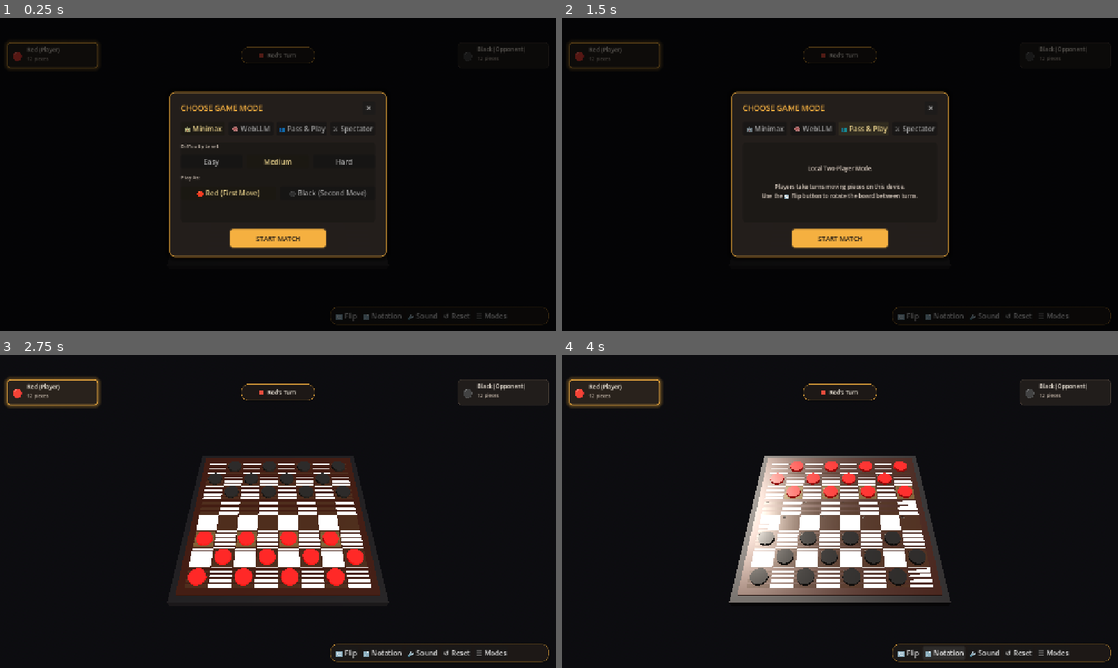
Above: before the commit, frames 1-4 (two rows, left to right).
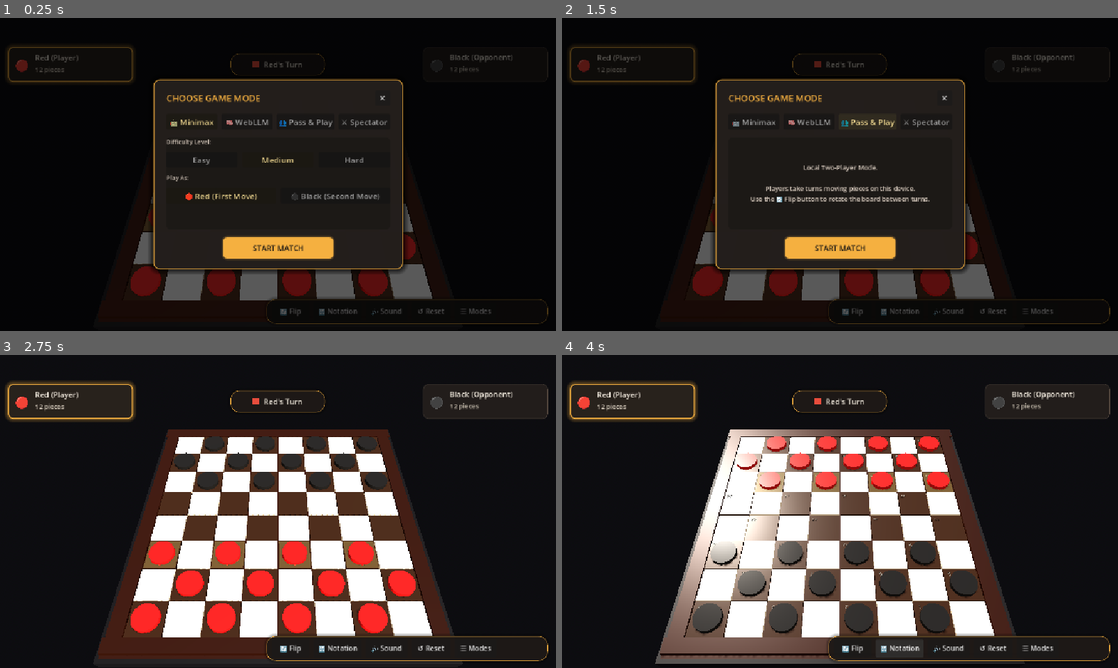
Above: after the commit, the same moments.

Repository: jpeckenpaugh/chk-livive-net
Game: Godot game, scene res://scenes/main.tscn
The game is run twice, just before and just after one commit, with the same random seed, the same clock (stepped at 60 frames per second) and the same inputs.
Inputs:
- Up to frame 1 (0.25 s): no input
- Up to frame 2 (1.5 s): click "👥 Pass & Play" at 0.5 s; click "👥 Pass & Play" at 1.25 s
- Up to frame 3 (2.75 s): click "START MATCH" at 2 s
- Up to frame 4 (4 s): click "🔄 Flip" at 2.75 s; click "🔢 Notation" at 3.5 s

The runs differ from the first frame. In frame 1, 17% of the frame differs, in the area x 1-99%, y 7-98%; in frame 2, 17%; in frame 3, 35%; in frame 4, 36%, in the area x 0-99%, y 7-99%.

Commit message:
fix(godot): resolve Z-fighting, add piece raycast collision, enlarge UI & frame board

Diff:
--- a/godot_project/project.godot
+++ b/godot_project/project.godot
@@ -17,6 +17,7 @@
 window/size/viewport_height=720
 window/stretch/mode="canvas_items"
 window/stretch/aspect="expand"
+window/stretch/scale=1.15
 
 [autoload]
 
--- a/godot_project/scenes/board.tscn
+++ b/godot_project/scenes/board.tscn
@@ -7,15 +7,41 @@
 metallic = 0.1
 roughness = 0.35
 
-[sub_resource type="BoxMesh" id="BoxMesh_frame"]
-size = Vector3(8.6, 0.2, 8.6)
+[sub_resource type="BoxMesh" id="BoxMesh_base"]
+size = Vector3(9.0, 0.15, 9.0)
+
+[sub_resource type="BoxMesh" id="BoxMesh_rail_horiz"]
+size = Vector3(9.0, 0.12, 0.4)
+
+[sub_resource type="BoxMesh" id="BoxMesh_rail_vert"]
+size = Vector3(0.4, 0.12, 8.0)
 
 [node name="Board" type="Node3D"]
 script = ExtResource("1_board_view")
 
-[node name="FrameMesh" type="MeshInstance3D" parent="."]
-transform = Transform3D(1, 0, 0, 0, 1, 0, 0, 0, 1, 0, -0.1, 0)
-mesh = SubResource("BoxMesh_frame")
+[node name="BasePlate" type="MeshInstance3D" parent="."]
+transform = Transform3D(1, 0, 0, 0, 1, 0, 0, 0, 1, 0, -0.15, 0)
+mesh = SubResource("BoxMesh_base")
+surface_material_override/0 = SubResource("StandardMaterial3D_mahogany")
+
+[node name="RailNorth" type="MeshInstance3D" parent="."]
+transform = Transform3D(1, 0, 0, 0, 1, 0, 0, 0, 1, 0, -0.01, -4.2)
+mesh = SubResource("BoxMesh_rail_horiz")
+surface_material_override/0 = SubResource("StandardMaterial3D_mahogany")
+
+[node name="RailSouth" type="MeshInstance3D" parent="."]
+transform = Transform3D(1, 0, 0, 0, 1, 0, 0, 0, 1, 0, -0.01, 4.2)
+mesh = SubResource("BoxMesh_rail_horiz")
+surface_material_override/0 = SubResource("StandardMaterial3D_mahogany")
+
+[node name="RailWest" type="MeshInstance3D" parent="."]
+transform = Transform3D(1, 0, 0, 0, 1, 0, 0, 0, 1, -4.2, -0.01, 0)
+mesh = SubResource("BoxMesh_rail_vert")
+surface_material_override/0 = SubResource("StandardMaterial3D_mahogany")
+
+[node name="RailEast" type="MeshInstance3D" parent="."]
+transform = Transform3D(1, 0, 0, 0, 1, 0, 0, 0, 1, 4.2, -0.01, 0)
+mesh = SubResource("BoxMesh_rail_vert")
 surface_material_override/0 = SubResource("StandardMaterial3D_mahogany")
 
 [node name="Squares" type="Node3D" parent="."]
--- a/godot_project/scenes/hud.tscn
+++ b/godot_project/scenes/hud.tscn
@@ -3,72 +3,74 @@
 [ext_resource type="Script" path="res://scripts/hud_view.gd" id="1_hud"]
 
 [sub_resource type="StyleBoxFlat" id="StyleBoxFlat_card_red"]
-bg_color = Color(0.14, 0.12, 0.11, 0.9)
+bg_color = Color(0.14, 0.12, 0.11, 0.92)
+border_width_left = 2
+border_width_top = 2
+border_width_right = 2
+border_width_bottom = 2
+border_color = Color(0.85, 0.25, 0.2, 0.75)
+corner_radius_top_left = 10
+corner_radius_top_right = 10
+corner_radius_bottom_right = 10
+corner_radius_bottom_left = 10
+shadow_size = 6
+shadow_color = Color(0, 0, 0, 0.45)
+
+[sub_resource type="StyleBoxFlat" id="StyleBoxFlat_card_black"]
+bg_color = Color(0.14, 0.12, 0.11, 0.92)
+border_width_left = 2
+border_width_top = 2
+border_width_right = 2
+border_width_bottom = 2
+border_color = Color(0.4, 0.4, 0.45, 0.75)
+corner_radius_top_left = 10
+corner_radius_top_right = 10
+corner_radius_bottom_right = 10
+corner_radius_bottom_left = 10
+shadow_size = 6
+shadow_color = Color(0, 0, 0, 0.45)
+
+[sub_resource type="StyleBoxFlat" id="StyleBoxFlat_capsule"]
+bg_color = Color(0.12, 0.1, 0.09, 0.94)
 border_width_left = 1
 border_width_top = 1
 border_width_right = 1
 border_width_bottom = 1
-border_color = Color(0.35, 0.3, 0.26, 0.6)
-corner_radius_top_left = 8
-corner_radius_top_right = 8
-corner_radius_bottom_right = 8
-corner_radius_bottom_left = 8
-shadow_size = 4
-shadow_color = Color(0, 0, 0, 0.4)
-
-[sub_resource type="StyleBoxFlat" id="StyleBoxFlat_card_black"]
-bg_color = Color(0.14, 0.12, 0.11, 0.9)
+border_color = Color(0.96, 0.69, 0.25, 0.6)
+corner_radius_top_left = 18
+corner_radius_top_right = 18
+corner_radius_bottom_right = 18
+corner_radius_bottom_left = 18
+shadow_size = 6
+shadow_color = Color(0, 0, 0, 0.35)
+
+[sub_resource type="StyleBoxFlat" id="StyleBoxFlat_bubble"]
+bg_color = Color(0.15, 0.13, 0.11, 0.96)
+border_width_left = 2
+border_width_top = 2
+border_width_right = 2
+border_width_bottom = 2
+border_color = Color(0.96, 0.69, 0.25, 0.8)
+corner_radius_top_left = 10
+corner_radius_top_right = 10
+corner_radius_bottom_right = 10
+corner_radius_bottom_left = 10
+shadow_size = 8
+shadow_color = Color(0, 0, 0, 0.55)
+
+[sub_resource type="StyleBoxFlat" id="StyleBoxFlat_jump_pill"]
+bg_color = Color(0.85, 0.2, 0.15, 0.96)
 border_width_left = 1
 border_width_top = 1
 border_width_right = 1
 border_width_bottom = 1
-border_color = Color(0.35, 0.3, 0.26, 0.6)
-corner_radius_top_left = 8
-corner_radius_top_right = 8
-corner_radius_bottom_right = 8
-corner_radius_bottom_left = 8
+border_color = Color(1, 0.6, 0.5, 0.95)
+corner_radius_top_left = 14
+corner_radius_top_right = 14
+corner_radius_bottom_right = 14
+corner_radius_bottom_left = 14
 shadow_size = 4
 shadow_color = Color(0, 0, 0, 0.4)
-
-[sub_resource type="StyleBoxFlat" id="StyleBoxFlat_capsule"]
-bg_color = Color(0.12, 0.1, 0.09, 0.92)
-border_width_left = 1
-border_width_top = 1
-border_width_right = 1
-border_width_bottom = 1
-border_color = Color(0.96, 0.69, 0.25, 0.5)
-corner_radius_top_left = 16
-corner_radius_top_right = 16
-corner_radius_bottom_right = 16
-corner_radius_bottom_left = 16
-shadow_size = 4
-shadow_color = Color(0, 0, 0, 0.3)
-
-[sub_resource type="StyleBoxFlat" id="StyleBoxFlat_bubble"]
-bg_color = Color(0.16, 0.14, 0.12, 0.95)
-border_width_left = 1
-border_width_top = 1
-border_width_right = 1
-border_width_bottom = 1
-border_color = Color(0.96, 0.69, 0.25, 0.7)
-corner_radius_top_left = 8
-corner_radius_top_right = 8
-corner_radius_bottom_right = 8
-corner_radius_bottom_left = 8
-shadow_size = 6
-shadow_color = Color(0, 0, 0, 0.5)
-
-[sub_resource type="StyleBoxFlat" id="StyleBoxFlat_jump_pill"]
-bg_color = Color(0.85, 0.2, 0.15, 0.95)
-border_width_left = 1
-border_width_top = 1
-border_width_right = 1
-border_width_bottom = 1
-border_color = Color(1, 0.6, 0.5, 0.9)
-corner_radius_top_left = 12
-corner_radius_top_right = 12
-corner_radius_bottom_right = 12
-corner_radius_bottom_left = 12
 
 [node name="HUD" type="Control"]
 layout_mode = 3
@@ -85,31 +87,31 @@
 anchors_preset = 10
 anchor_right = 1.0
 offset_left = 16.0
-offset_top = 56.0
+offset_top = 58.0
 offset_right = -16.0
-offset_bottom = 116.0
+offset_bottom = 128.0
 grow_horizontal = 2
 mouse_filter = 2
 
 [node name="PlayerRedCard" type="PanelContainer" parent="TopBar"]
-custom_minimum_size = Vector2(210, 56)
+custom_minimum_size = Vector2(250, 68)
 layout_mode = 2
 theme_override_styles/panel = SubResource("StyleBoxFlat_card_red")
 
 [node name="Margin" type="MarginContainer" parent="TopBar/PlayerRedCard"]
 layout_mode = 2
-theme_override_constants/margin_left = 10
-theme_override_constants/margin_top = 6
-theme_override_constants/margin_right = 10
-theme_override_constants/margin_bottom = 6
+theme_override_constants/margin_left = 12
+theme_override_constants/margin_top = 8
+theme_override_constants/margin_right = 12
+theme_override_constants/margin_bottom = 8
 
 [node name="HBox" type="HBoxContainer" parent="TopBar/PlayerRedCard/Margin"]
 layout_mode = 2
-theme_override_constants/separation = 10
+theme_override_constants/separation = 12
 
 [node name="Avatar" type="Label" parent="TopBar/PlayerRedCard/Margin/HBox"]
 layout_mode = 2
-theme_override_font_sizes/font_size = 24
+theme_override_font_sizes/font_size = 28
 text = "🔴"
 
 [node name="VBox" type="VBoxContainer" parent="TopBar/PlayerRedCard/Margin/HBox"]
@@ -118,21 +120,21 @@
 
 [node name="Name" type="Label" parent="TopBar/PlayerRedCard/Margin/HBox/VBox"]
 layout_mode = 2
-theme_override_colors/font_color = Color(0.96, 0.93, 0.88, 1)
+theme_override_colors/font_color = Color(0.98, 0.95, 0.9, 1)
+theme_override_font_sizes/font_size = 15
+text = "Red (Player)"
+
+[node name="Pieces" type="Label" parent="TopBar/PlayerRedCard/Margin/HBox/VBox"]
+layout_mode = 2
+theme_override_colors/font_color = Color(0.8, 0.76, 0.7, 1)
 theme_override_font_sizes/font_size = 13
-text = "Red (Player)"
-
-[node name="Pieces" type="Label" parent="TopBar/PlayerRedCard/Margin/HBox/VBox"]
-layout_mode = 2
-theme_override_colors/font_color = Color(0.75, 0.7, 0.65, 1)
-theme_override_font_sizes/font_size = 11
 text = "12 pieces"
 
 [node name="Kings" type="Label" parent="TopBar/PlayerRedCard/Margin/HBox/VBox"]
 visible = false
 layout_mode = 2
 theme_override_colors/font_color = Color(0.96, 0.69, 0.25, 1)
-theme_override_font_sizes/font_size = 11
+theme_override_font_sizes/font_size = 13
 text = "👑 0"
 
 [node name="SpacerLeft" type="Control" parent="TopBar"]
@@ -141,109 +143,109 @@
 mouse_filter = 2
 
 [node name="TurnCapsule" type="PanelContainer" parent="TopBar"]
-custom_minimum_size = Vector2(170, 38)
+custom_minimum_size = Vector2(190, 44)
 layout_mode = 2
 size_flags_vertical = 4
 theme_override_styles/panel = SubResource("StyleBoxFlat_capsule")
 
 [node name="Margin" type="MarginContainer" parent="TopBar/TurnCapsule"]
+layout_mode = 2
+theme_override_constants/margin_left = 14
+theme_override_constants/margin_top = 6
+theme_override_constants/margin_right = 14
+theme_override_constants/margin_bottom = 6
+
+[node name="HBox" type="HBoxContainer" parent="TopBar/TurnCapsule/Margin"]
+layout_mode = 2
+theme_override_constants/separation = 10
+alignment = 1
+
+[node name="TurnDot" type="ColorRect" parent="TopBar/TurnCapsule/Margin/HBox"]
+custom_minimum_size = Vector2(12, 12)
+layout_mode = 2
+size_flags_vertical = 4
+color = Color(0.91, 0.3, 0.24, 1)
+
+[node name="TurnLabel" type="Label" parent="TopBar/TurnCapsule/Margin/HBox"]
+layout_mode = 2
+theme_override_colors/font_color = Color(0.98, 0.95, 0.9, 1)
+theme_override_font_sizes/font_size = 15
+text = "Red's Turn"
+
+[node name="SpacerRight" type="Control" parent="TopBar"]
+layout_mode = 2
+size_flags_horizontal = 3
+mouse_filter = 2
+
+[node name="PlayerBlackCard" type="PanelContainer" parent="TopBar"]
+custom_minimum_size = Vector2(250, 68)
+layout_mode = 2
+theme_override_styles/panel = SubResource("StyleBoxFlat_card_black")
+
+[node name="Margin" type="MarginContainer" parent="TopBar/PlayerBlackCard"]
+layout_mode = 2
+theme_override_constants/margin_left = 12
+theme_override_constants/margin_top = 8
+theme_override_constants/margin_right = 12
+theme_override_constants/margin_bottom = 8
+
+[node name="HBox" type="HBoxContainer" parent="TopBar/PlayerBlackCard/Margin"]
+layout_mode = 2
+theme_override_constants/separation = 12
+
+[node name="Avatar" type="Label" parent="TopBar/PlayerBlackCard/Margin/HBox"]
+layout_mode = 2
+theme_override_font_sizes/font_size = 28
+text = "⚫"
+
+[node name="VBox" type="VBoxContainer" parent="TopBar/PlayerBlackCard/Margin/HBox"]
+layout_mode = 2
+size_flags_horizontal = 3
+
+[node name="Name" type="Label" parent="TopBar/PlayerBlackCard/Margin/HBox/VBox"]
+layout_mode = 2
+theme_override_colors/font_color = Color(0.98, 0.95, 0.9, 1)
+theme_override_font_sizes/font_size = 15
+text = "Black (Opponent)"
+
+[node name="Pieces" type="Label" parent="TopBar/PlayerBlackCard/Margin/HBox/VBox"]
+layout_mode = 2
+theme_override_colors/font_color = Color(0.8, 0.76, 0.7, 1)
+theme_override_font_sizes/font_size = 13
+text = "12 pieces"
+
+[node name="Kings" type="Label" parent="TopBar/PlayerBlackCard/Margin/HBox/VBox"]
+visible = false
+layout_mode = 2
+theme_override_colors/font_color = Color(0.96, 0.69, 0.25, 1)
+theme_override_font_sizes/font_size = 13
+text = "👑 0"
+
+[node name="JumpAlert" type="PanelContainer" parent="."]
+visible = false
+custom_minimum_size = Vector2(220, 36)
+layout_mode = 1
+anchors_preset = 5
+anchor_left = 0.5
+anchor_right = 0.5
+offset_left = -110.0
+offset_top = 132.0
+offset_right = 110.0
+offset_bottom = 168.0
+grow_horizontal = 2
+theme_override_styles/panel = SubResource("StyleBoxFlat_jump_pill")
+
+[node name="Margin" type="MarginContainer" parent="JumpAlert"]
 layout_mode = 2
 theme_override_constants/margin_left = 12
 theme_override_constants/margin_top = 4
 theme_override_constants/margin_right = 12
 theme_override_constants/margin_bottom = 4
 
-[node name="HBox" type="HBoxContainer" parent="TopBar/TurnCapsule/Margin"]
-layout_mode = 2
-theme_override_constants/separation = 8
-alignment = 1
-
-[node name="TurnDot" type="ColorRect" parent="TopBar/TurnCapsule/Margin/HBox"]
-custom_minimum_size = Vector2(10, 10)
-layout_mode = 2
-size_flags_vertical = 4
-color = Color(0.91, 0.3, 0.24, 1)
-
-[node name="TurnLabel" type="Label" parent="TopBar/TurnCapsule/Margin/HBox"]
-layout_mode = 2
-theme_override_colors/font_color = Color(0.96, 0.93, 0.88, 1)
-theme_override_font_sizes/font_size = 13
-text = "Red's Turn"
-
-[node name="SpacerRight" type="Control" parent="TopBar"]
-layout_mode = 2
-size_flags_horizontal = 3
-mouse_filter = 2
-
-[node name="PlayerBlackCard" type="PanelContainer" parent="TopBar"]
-custom_minimum_size = Vector2(210, 56)
-layout_mode = 2
-theme_override_styles/panel = SubResource("StyleBoxFlat_card_black")
-
-[node name="Margin" type="MarginContainer" parent="TopBar/PlayerBlackCard"]
-layout_mode = 2
-theme_override_constants/margin_left = 10
-theme_override_constants/margin_top = 6
-theme_override_constants/margin_right = 10
-theme_override_constants/margin_bottom = 6
-
-[node name="HBox" type="HBoxContainer" parent="TopBar/PlayerBlackCard/Margin"]
-layout_mode = 2
-theme_override_constants/separation = 10
-
-[node name="Avatar" type="Label" parent="TopBar/PlayerBlackCard/Margin/HBox"]
-layout_mode = 2
-theme_override_font_sizes/font_size = 24
-text = "⚫"
-
-[node name="VBox" type="VBoxContainer" parent="TopBar/PlayerBlackCard/Margin/HBox"]
-layout_mode = 2
-size_flags_horizontal = 3
-
-[node name="Name" type="Label" parent="TopBar/PlayerBlackCard/Margin/HBox/VBox"]
-layout_mode = 2
-theme_override_colors/font_color = Color(0.96, 0.93, 0.88, 1)
-theme_override_font_sizes/font_size = 13
-text = "Black (Opponent)"
-
-[node name="Pieces" type="Label" parent="TopBar/PlayerBlackCard/Margin/HBox/VBox"]
-layout_mode = 2
-theme_override_colors/font_color = Color(0.75, 0.7, 0.65, 1)
-theme_override_font_sizes/font_size = 11
-text = "12 pieces"
-
-[node name="Kings" type="Label" parent="TopBar/PlayerBlackCard/Margin/HBox/VBox"]
-visible = false
-layout_mode = 2
-theme_override_colors/font_color = Color(0.96, 0.69, 0.25, 1)
-theme_override_font_sizes/font_size = 11
-text = "👑 0"
-
-[node name="JumpAlert" type="PanelContainer" parent="."]
-visible = false
-custom_minimum_size = Vector2(180, 30)
-layout_mode = 1
-anchors_preset = 5
-anchor_left = 0.5
-anchor_right = 0.5
-offset_left = -90.0
-offset_top = 118.0
-offset_right = 90.0
-offset_bottom = 148.0
-grow_horizontal = 2
-theme_override_styles/panel = SubResource("StyleBoxFlat_jump_pill")
-
-[node name="Margin" type="MarginContainer" parent="JumpAlert"]
-layout_mode = 2
-theme_override_constants/margin_left = 8
-theme_override_constants/margin_top = 2
-theme_override_constants/margin_right = 8
-theme_override_constants/margin_bottom = 2
-
 [node name="Label" type="Label" parent="JumpAlert/Margin"]
 layout_mode = 2
 theme_override_colors/font_color = Color(1, 1, 1, 1)
-theme_override_font_sizes/font_size = 12
+theme_override_font_sizes/font_size = 14
 text = "⚠️ MANDATORY JUMP!"
 horizontal_alignment = 1
 
@@ -258,72 +260,74 @@
 
 [node name="SpeechBubbleRed" type="PanelContainer" parent="BanterContainer"]
 visible = false
-custom_minimum_size = Vector2(240, 0)
+custom_minimum_size = Vector2(320, 0)
 layout_mode = 1
 offset_left = 16.0
-offset_top = 122.0
-offset_right = 266.0
-offset_bottom = 186.0
+offset_top = 134.0
+offset_right = 346.0
+offset_bottom = 220.0
 theme_override_styles/panel = SubResource("StyleBoxFlat_bubble")
 
 [node name="Margin" type="MarginContainer" parent="BanterContainer/SpeechBubbleRed"]
 layout_mode = 2
-theme_override_constants/margin_left = 10
-theme_override_constants/margin_top = 8
-theme_override_constants/margin_right = 10
-theme_override_constants/margin_bottom = 8
+theme_override_constants/margin_left = 14
+theme_override_constants/margin_top = 10
+theme_override_constants/margin_right = 14
+theme_override_constants/margin_bottom = 10
 
 [node name="VBox" type="VBoxContainer" parent="BanterContainer/SpeechBubbleRed/Margin"]
 layout_mode = 2
+theme_override_constants/separation = 4
 
 [node name="Header" type="Label" parent="BanterContainer/SpeechBubbleRed/Margin/VBox"]
 layout_mode = 2
 theme_override_colors/font_color = Color(0.96, 0.69, 0.25, 1)
-theme_override_font_sizes/font_size = 10
+theme_override_font_sizes/font_size = 12
 text = "💬 BANTER ▼"
 
 [node name="TextLabel" type="Label" parent="BanterContainer/SpeechBubbleRed/Margin/VBox"]
 layout_mode = 2
-theme_override_colors/font_color = Color(0.96, 0.93, 0.88, 1)
-theme_override_font_sizes/font_size = 12
+theme_override_colors/font_color = Color(0.98, 0.95, 0.9, 1)
+theme_override_font_sizes/font_size = 15
 text = "Ahoy! Let's see what moves ye have!"
 autowrap_mode = 2
 
 [node name="SpeechBubbleBlack" type="PanelContainer" parent="BanterContainer"]
 visible = false
-custom_minimum_size = Vector2(240, 0)
+custom_minimum_size = Vector2(320, 0)
 layout_mode = 1
 anchors_preset = 1
 anchor_left = 1.0
 anchor_right = 1.0
-offset_left = -266.0
-offset_top = 122.0
+offset_left = -346.0
+offset_top = 134.0
 offset_right = -16.0
-offset_bottom = 186.0
+offset_bottom = 220.0
 grow_horizontal = 0
 theme_override_styles/panel = SubResource("StyleBoxFlat_bubble")
 
 [node name="Margin" type="MarginContainer" parent="BanterContainer/SpeechBubbleBlack"]
 layout_mode = 2
-theme_override_constants/margin_left = 10
-theme_override_constants/margin_top = 8
-theme_override_constants/margin_right = 10
-theme_override_constants/margin_bottom = 8
+theme_override_constants/margin_left = 14
+theme_override_constants/margin_top = 10
+theme_override_constants/margin_right = 14
+theme_override_constants/margin_bottom = 10
 
 [node name="VBox" type="VBoxContainer" parent="BanterContainer/SpeechBubbleBlack/Margin"]
 layout_mode = 2
+theme_override_constants/separation = 4
 
 [node name="Header" type="Label" parent="BanterContainer/SpeechBubbleBlack/Margin/VBox"]
 layout_mode = 2
 theme_override_colors/font_color = Color(0.96, 0.69, 0.25, 1)
-theme_override_font_sizes/font_size = 10
+theme_override_font_sizes/font_size = 12
 text = "💬 BANTER ▼"
 horizontal_alignment = 2
 
 [node name="TextLabel" type="Label" parent="BanterContainer/SpeechBubbleBlack/Margin/VBox"]
 layout_mode = 2
-theme_override_colors/font_color = Color(0.96, 0.93, 0.88, 1)
-theme_override_font_sizes/font_size = 12
+theme_override_colors/font_color = Color(0.98, 0.95, 0.9, 1)
+theme_override_font_sizes/font_size = 15
 text = "An intriguing move indeed, my good sir."
 autowrap_mode = 2
 
@@ -334,8 +338,8 @@
 anchor_top = 1.0
 anchor_right = 1.0
 anchor_bottom = 1.0
-offset_left = -520.0
-offset_top = -54.0
+offset_left = -580.0
+offset_top = -62.0
 offset_right = -16.0
 offset_bottom = -14.0
 grow_horizontal = 0
@@ -344,36 +348,48 @@
 
 [node name="Margin" type="MarginContainer" parent="Toolbar"]
 layout_mode = 2
-theme_override_constants/margin_left = 8
-theme_override_constants/margin_top = 4
-theme_override_constants/margin_right = 8
-theme_override_constants/margin_bottom = 4
+theme_override_constants/margin_left = 10
+theme_override_constants/margin_top = 6
+theme_override_constants/margin_right = 10
+theme_override_constants/margin_bottom = 6
 
 [node name="HBox" type="HBoxContainer" parent="Toolbar/Margin"]
 layout_mode = 2
-theme_override_constants/separation = 6
+theme_override_constants/separation = 8
 
 [node name="BtnFlip" type="Button" parent="Toolbar/Margin/HBox"]
-layout_mode = 2
+custom_minimum_size = Vector2(76, 36)
+layout_mode = 2
+theme_override_font_sizes/font_size = 14
 text = "🔄 Flip"
 
 [node name="BtnNotation" type="Button" parent="Toolbar/Margin/HBox"]
-layout_mode = 2
+custom_minimum_size = Vector2(96, 36)
+layout_mode = 2
+theme_override_font_sizes/font_size = 14
 text = "🔢 Notation"
 
 [node name="BtnMute" type="Button" parent="Toolbar/Margin/HBox"]
-layout_mode = 2
+custom_minimum_size = Vector2(84, 36)
+layout_mode = 2
+theme_override_font_sizes/font_size = 14
 text = "🔊 Sound"
 
 [node name="BtnReset" type="Button" parent="Toolbar/Margin/HBox"]
-layout_mode = 2
+custom_minimum_size = Vector2(78, 36)
+layout_mode = 2
+theme_override_font_sizes/font_size = 14
 text = "↺ Reset"
 
 [node name="BtnMenu" type="Button" parent="Toolbar/Margin/HBox"]
-layout_mode = 2
+custom_minimum_size = Vector2(84, 36)
+layout_mode = 2
+theme_override_font_sizes/font_size = 14
 text = "☰ Modes"
 
 [node name="BtnRecap" type="Button" parent="Toolbar/Margin/HBox"]
 visible = false
-layout_mode = 2
+custom_minimum_size = Vector2(110, 36)
+layout_mode = 2
+theme_override_font_sizes/font_size = 14
 text = "🏆 View Recap"
--- a/godot_project/scenes/main.tscn
+++ b/godot_project/scenes/main.tscn
@@ -48,9 +48,11 @@
 [node name="CameraPivot" type="Node3D" parent="."]
 
 [node name="Camera3D" type="Camera3D" parent="CameraPivot"]
-transform = Transform3D(1, 0, 0, 0, 0.67422, 0.738531, 0, -0.738531, 0.67422, 0, 12.0, 9.5)
+transform = Transform3D(1, 0, 0, 0, 0.67422, 0.738531, 0, -0.738531, 0.67422, 0, 8.8, 6.8)
 current = true
-fov = 55.0
+fov = 50.0
+near = 0.2
+far = 80.0
 
 [node name="BoardPedestal" type="MeshInstance3D" parent="."]
 transform = Transform3D(1, 0, 0, 0, 1, 0, 0, 0, 1, 0, -0.25, 0)
--- a/godot_project/scenes/piece.tscn
+++ b/godot_project/scenes/piece.tscn
@@ -24,6 +24,10 @@
 height = 0.06
 radial_segments = 24
 
+[sub_resource type="CylinderShape3D" id="CylinderShape3D_piece"]
+height = 0.24
+radius = 0.44
+
 [node name="Piece" type="Node3D"]
 script = ExtResource("1_piece_view")
 
@@ -37,3 +41,10 @@
 visible = false
 mesh = SubResource("CylinderMesh_crown")
 surface_material_override/0 = SubResource("StandardMaterial3D_gold")
+
+[node name="Area3D" type="Area3D" parent="."]
+transform = Transform3D(1, 0, 0, 0, 1, 0, 0, 0, 1, 0, 0.1, 0)
+input_ray_pickable = true
+
+[node name="CollisionShape3D" type="CollisionShape3D" parent="Area3D"]
+shape = SubResource("CylinderShape3D_piece")
--- a/godot_project/scripts/main_controller.gd
+++ b/godot_project/scripts/main_controller.gd
@@ -17,7 +17,7 @@
 func _ready() -> void:
 	# Orient camera to look at the board center with slight forward bias to clear top HUD
 	if camera != null:
-		camera.look_at(Vector3(0, 0, -0.2), Vector3.UP)
+		camera.look_at(Vector3(0, 0, -0.15), Vector3.UP)
 
 	# Connect Autoload Bridge signals
 	if Bridge != null:
--- a/godot_project/scripts/piece_view.gd
+++ b/godot_project/scripts/piece_view.gd
@@ -15,10 +15,25 @@
 
 @onready var body_mesh: MeshInstance3D = $BodyMesh
 @onready var crown_mesh: MeshInstance3D = $CrownMesh
+@onready var area3d: Area3D = $Area3D
 
 func _ready() -> void:
 	_init_materials()
 	_apply_visuals()
+	if area3d != null:
+		area3d.input_event.connect(_on_area_input_event)
+
+func _on_area_input_event(_camera: Node, event: InputEvent, _position: Vector3, _normal: Vector3, _shape_idx: int) -> void:
+	if event is InputEventMouseButton:
+		var mb: InputEventMouseButton = event
+		if mb.button_index == MOUSE_BUTTON_LEFT and mb.pressed:
+			if square_index >= 0 and Bridge != null:
+				Bridge.notify_square_clicked(square_index)
+	elif event is InputEventScreenTouch:
+		var st: InputEventScreenTouch = event
+		if st.pressed:
+			if square_index >= 0 and Bridge != null:
+				Bridge.notify_square_clicked(square_index)
 
 func _init_materials() -> void:
 	if mat_red == null:
--- a/godot_project/scripts/preload_staging_view.gd
+++ b/godot_project/scripts/preload_staging_view.gd
@@ -37,7 +37,17 @@
 	if status_label and text != "":
 		status_label.text = text
 
-	if pct >= 100.0:
+	var is_error: bool = bool(data.get("error", false))
+	if is_error:
+		if percent_label:
+			percent_label.text = "⚠️"
+		if status_label:
+			status_label.text = text
+		var tween: Tween = create_tween()
+		tween.tween_interval(2.5)
+		tween.tween_property(self, "modulate:a", 0.0, 0.4)
+		tween.tween_callback(func(): visible = false)
+	elif pct >= 100.0:
 		# Auto fade out smoothly when finished
 		var tween: Tween = create_tween()
 		tween.tween_interval(0.4)
Not shown: 1 places in godot_project/scenes/board.tscn that only renumber resources
Not shown: 1 places in godot_project/scenes/piece.tscn that only renumber resources
Not shown, changed: src/controller.js
